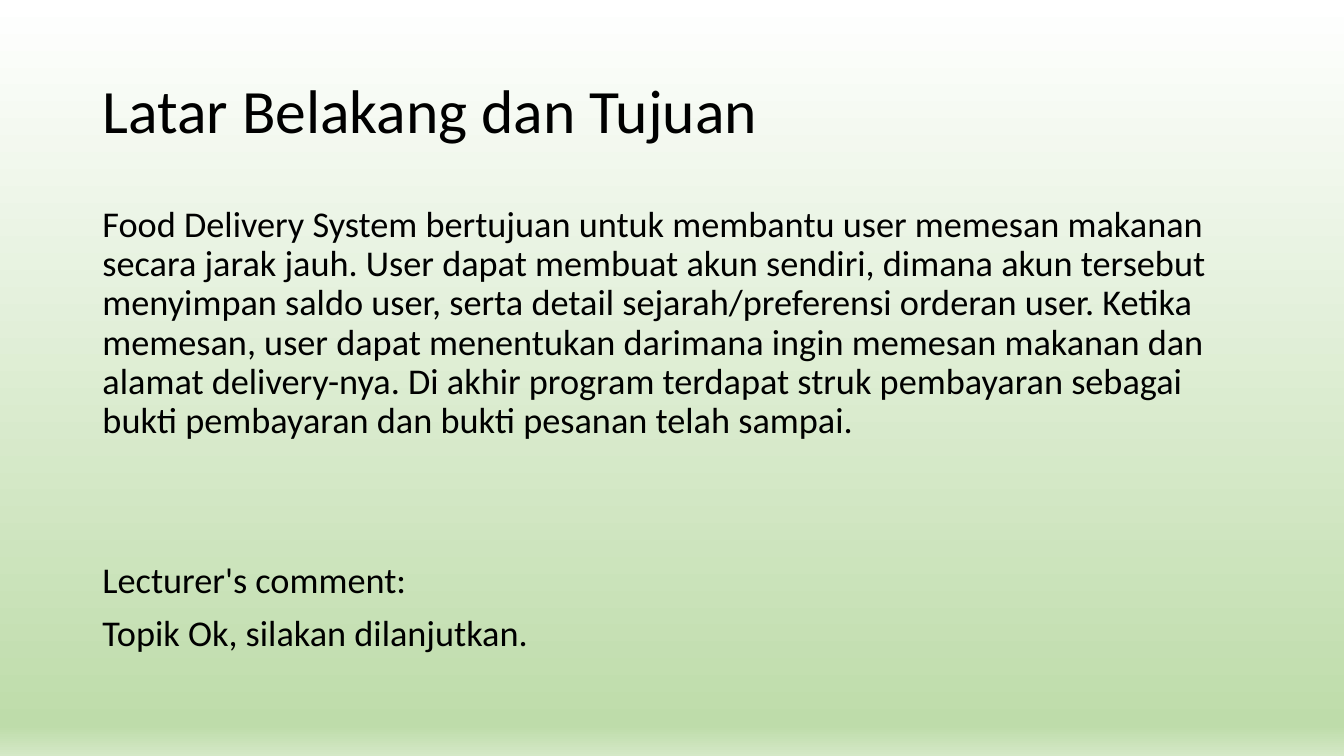
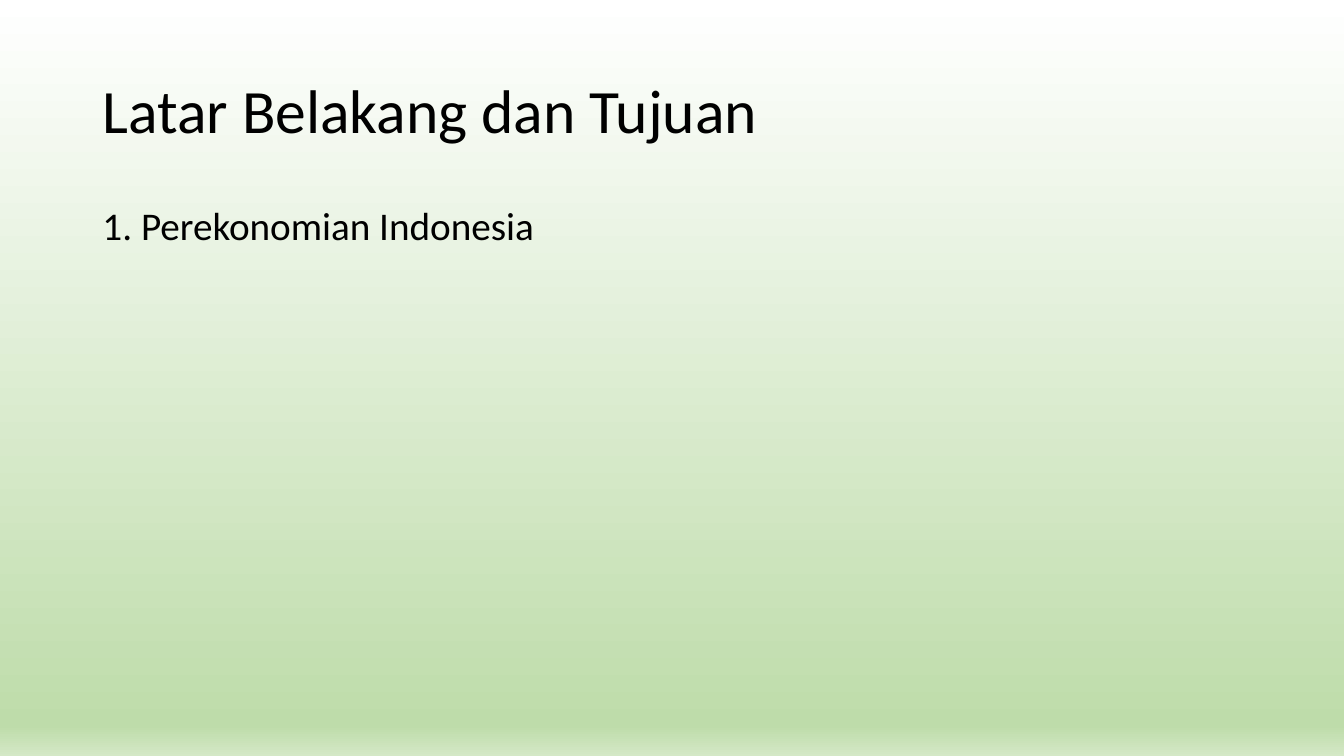
Before and after one commit to rainzoneg/Restoran-Virtual-Mesin, a slide deck: slide 4 of Food Delivery System.pptx (slide 2 before the commit). Drawn at 1344x756 pixels with LibreOffice and Linux fonts; fonts in the diff are those of the drawing. Boxes give left, top, right and bottom in pixels: in the first picture for what was removed or moved away, otherwise in the second. Text is boxed around its words. In the diff, an @@ line names an element or a change of style, - is before the commit and + after.

```diff
--- a/Food Delivery System.pptx
+++ b/Food Delivery System.pptx
@@ text at (x1=102, y1=212, x2=534, y2=241): text changed; size 25.9 to 28 pt @@
-Food Delivery System bertujuan untuk membantu user memesan makanan secara jarak jauh. User dapat membuat akun sendiri, dimana akun tersebut menyimpan saldo user, serta detail sejarah/preferensi orderan user. Ketika memesan, user dapat menentukan darimana ingin memesan makanan dan alamat delivery-nya. Di akhir program terdapat struk pembayaran sebagai bukti pembayaran dan bukti pesanan telah sampai.
-Lecturer's comment:
-Topik Ok, silakan dilanjutkan.
+1. Perekonomian Indonesia
```
Also in this commit, not shown: 1 other slide changed, 3 slides added, 1 slide removed.
